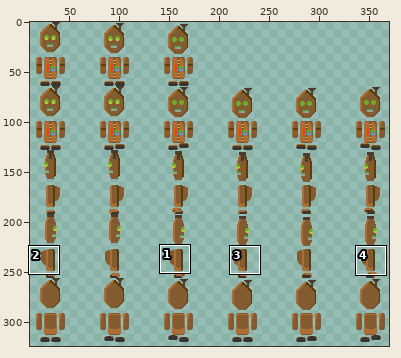
File history of a sprite sheet, Data/gfx/actors/player.png. The first picture is a wide view before the edit; the outline marks the close-up.
Close-up. Before the edit:
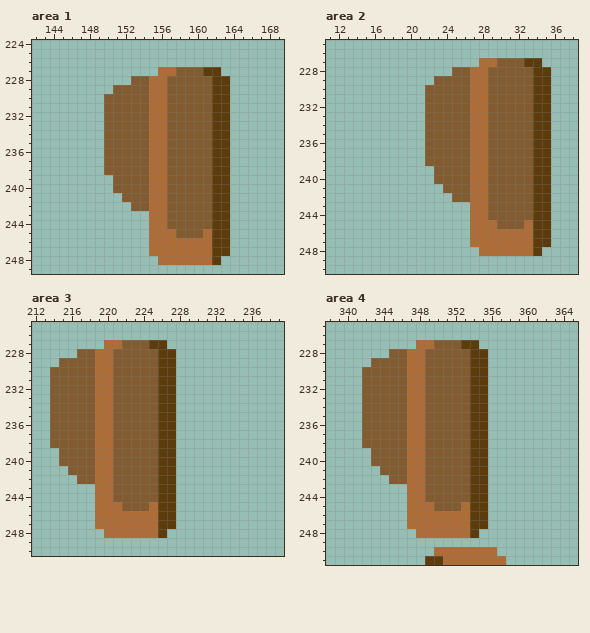
The file is 512x512 pixels. Shown: area 1: x 142..169, y 224..249; area 2: x 11..38, y 225..250; area 3: x 212..239, y 225..250; area 4: x 338..365, y 225..251. The wide view leaves out empty margins. The commit also changed other parts of the picture, which this record leaves out.
New version:
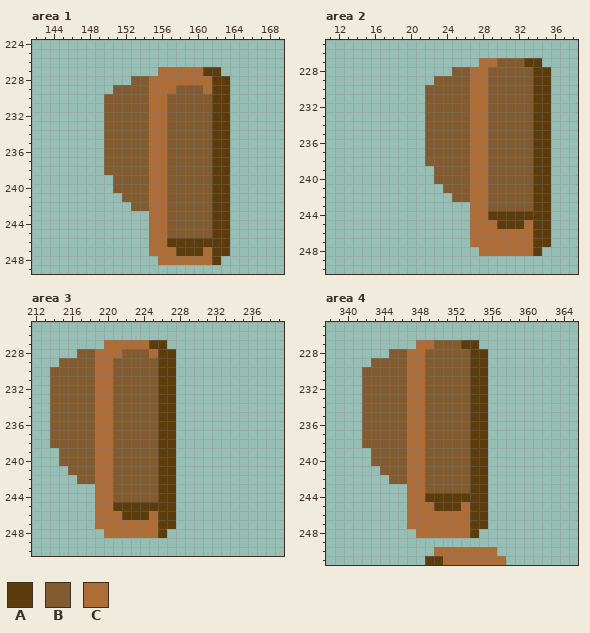
Palette (. is transparent): A #5c3c0d  B #825b31  C #ae6c37
From old to new:
Area 1:
y 227: x 158..160 BBB -> CCC
y 228: x 157..161 BBBBB -> CCCCC
y 229: x 157 B -> C; x 161 B -> C
y 245: x 157 C -> B; x 161 C -> B
y 246: x 157..161 CCCCC -> AAAAA
y 247: x 158..160 CCC -> AAA
Area 2:
y 244: x 29..33 BBBBB -> AAAAA
y 245: x 30..32 BBB -> AAA
Area 3:
y 227: x 222..224 BBB -> CCC
y 228: x 221 B -> C; x 225 B -> C
y 245: x 221..225 CBBBC -> AAAAA
y 246: x 222..224 CCC -> AAA
Area 4:
y 244: x 349..353 BBBBB -> AAAAA
y 245: x 350..352 BBB -> AAA
Changed places in both close-ups, as pixel boxes (x1, y1, x2, y2):
changed: (167, 67, 212, 94)
changed: (167, 229, 212, 256)
changed: (488, 211, 533, 229)
changed: (113, 340, 158, 358)
changed: (113, 502, 158, 520)
changed: (425, 493, 470, 511)
